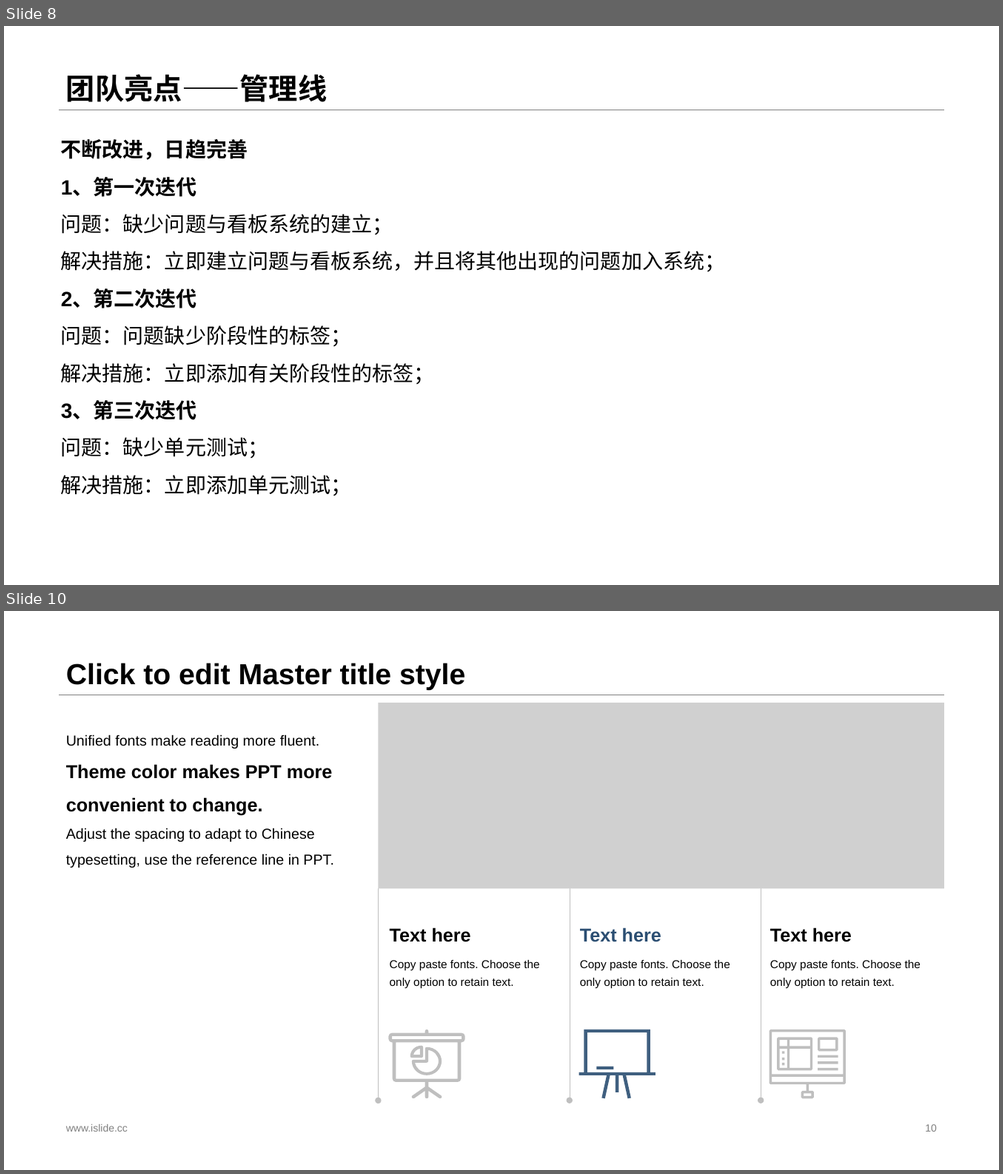
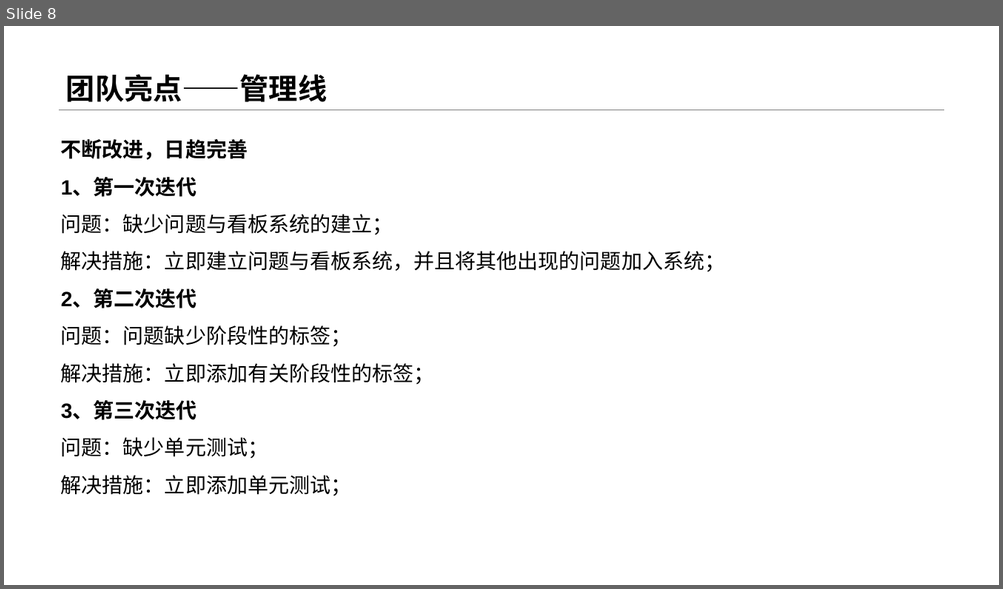
Before and after one commit to sebuaa2019/Team108, a slide deck: 申优答辩工作/申优答辩/Team108-申优答辩.pptx. Shown one above the other, each under a label of ours: slides 8 and 10 before the commit, slide 8 after it; the slides between them are not shown. The pictures are 1003x1174 and 1003x589 pixels, drawn with LibreOffice and Linux fonts; fonts in the diff are those of the drawing; grey boxes stand for pictures. Boxes give left, top, right and bottom in pixels: in the first picture for what was removed or moved away, otherwise in the second. Text is boxed around its words. In the diff, an @@ line names an element or a change of style, - is before the commit and + after.

```diff
--- a/申优答辩工作/申优答辩/Team108-申优答辩.pptx
+++ b/申优答辩工作/申优答辩/Team108-申优答辩.pptx
@@ slide 10 removed at (4,611,999,1170), background #FFFFFF; not listed: 1 template element that a slide beside it also shows @@
@@ title removed at (66,663,465,690) @@
-Click to edit Master title style
@@ group removed at (66,703,944,1101): 7 texts, 3 freeform shapes, 3 arrows, 1 picture @@
-Unified fonts make reading more fluent.
-Theme color makes PPT more convenient to change.
-Adjust the spacing to adapt to Chinese typesetting, use the reference line in PPT.
-Copy paste fonts. Choose the only option to retain text.
-Text here
-Copy paste fonts. Choose the only option to retain text.
-Text here
-Copy paste fonts. Choose the only option to retain text.
-Text here
@@ text removed at (66,1125,128,1132) @@
-www.islide.cc
@@ page number removed at (925,1125,936,1132) @@
-10
```
Also in this commit, not shown: 2 slides changed, 2 slides added, 32 other slides removed.
